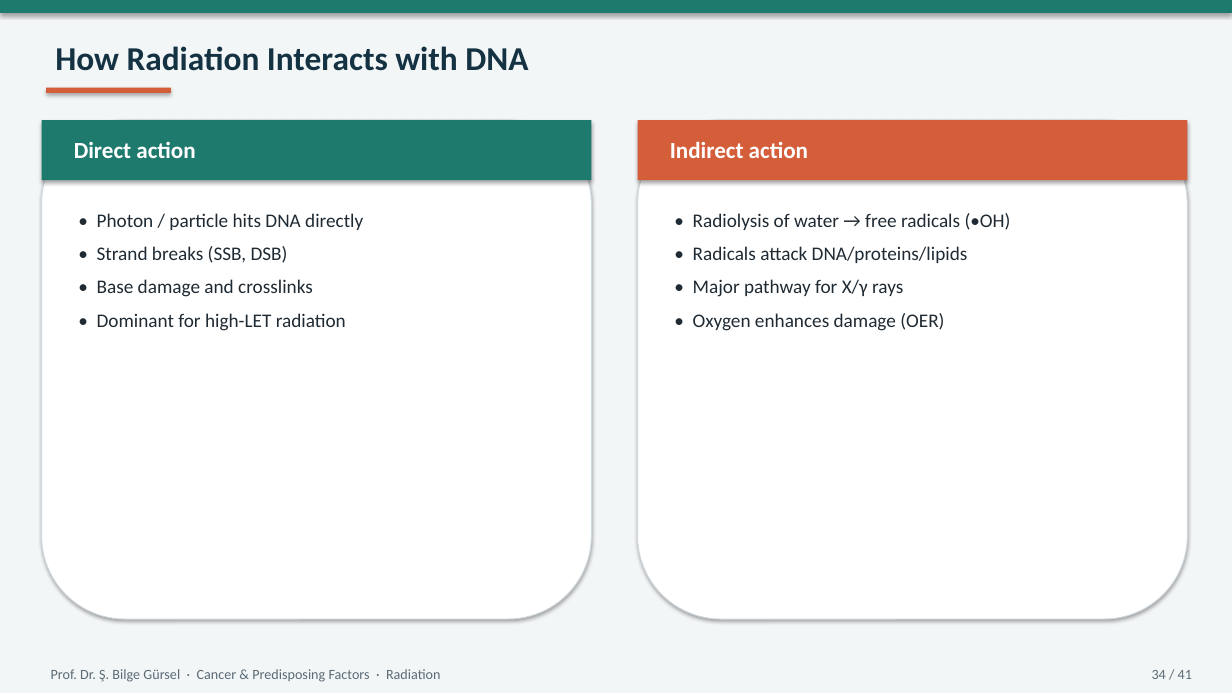
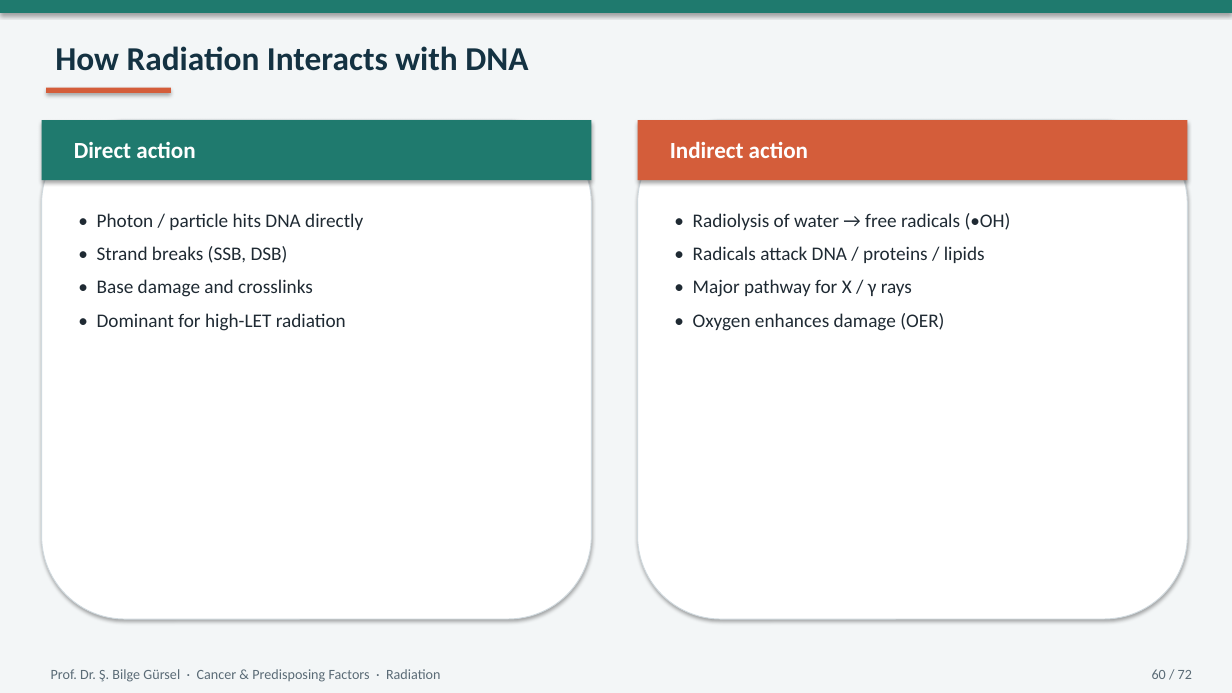
Before and after one commit to bilgegursel/RT-and-AI, a slide deck: slide 60 of elektif-radyasyon-onkolojisi-donem5/chemical-carcinogens-lecture/Cancer_Predisposing_Factors_Chemical_Tobacco_Radiation.pptx (slide 34 before the commit). Drawn at 1232x693 pixels with LibreOffice and Linux fonts; fonts in the diff are those of the drawing. Boxes give left, top, right and bottom in pixels: in the first picture for what was removed or moved away, otherwise in the second. Text is boxed around its words. In the diff, an @@ line names an element or a change of style, - is before the commit and + after.

```diff
--- a/elektif-radyasyon-onkolojisi-donem5/chemical-carcinogens-lecture/Cancer_Predisposing_Factors_Chemical_Tobacco_Radiation.pptx
+++ b/elektif-radyasyon-onkolojisi-donem5/chemical-carcinogens-lecture/Cancer_Predisposing_Factors_Chemical_Tobacco_Radiation.pptx
@@ text at [693,246,985,297]: spaces changed @@
-• Radicals attack DNA/proteins/lipids
-• Major pathway for X/γ rays
+• Radicals attack DNA / proteins / lipids
+• Major pathway for X / γ rays
@@ text at [1152,669,1192,679]: text changed @@
-34 / 41
+60 / 72
```
Also in this commit, not shown: 38 other slides changed, 32 slides added, 1 slide removed, 3 other files.
